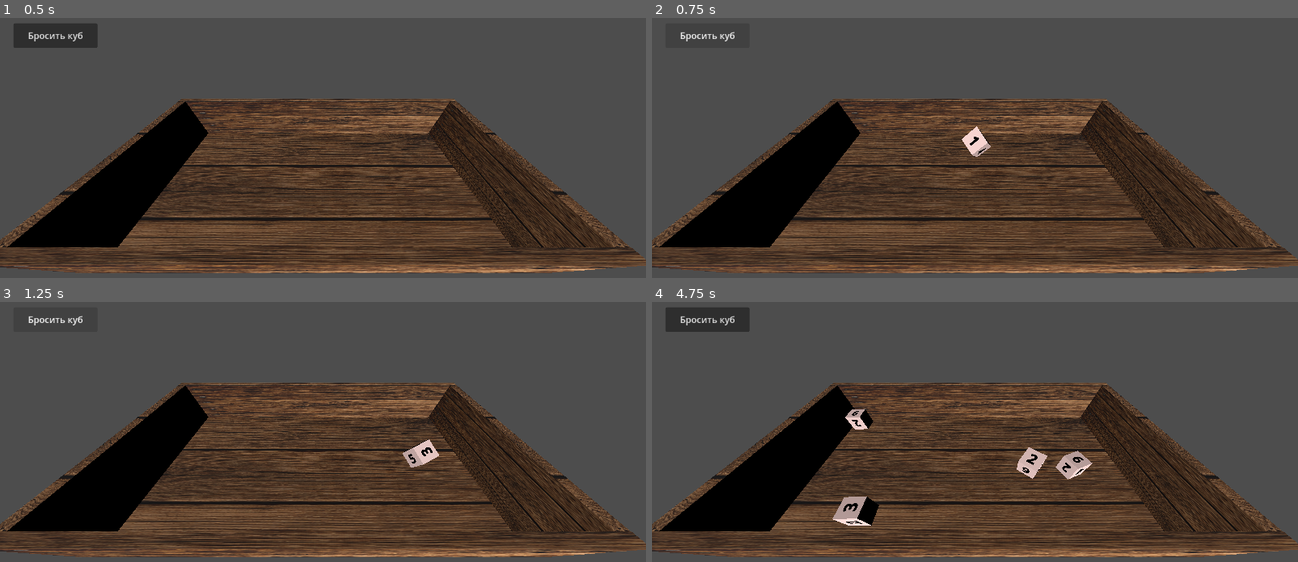
Above: before the commit, frames 1-4 (two rows, left to right).
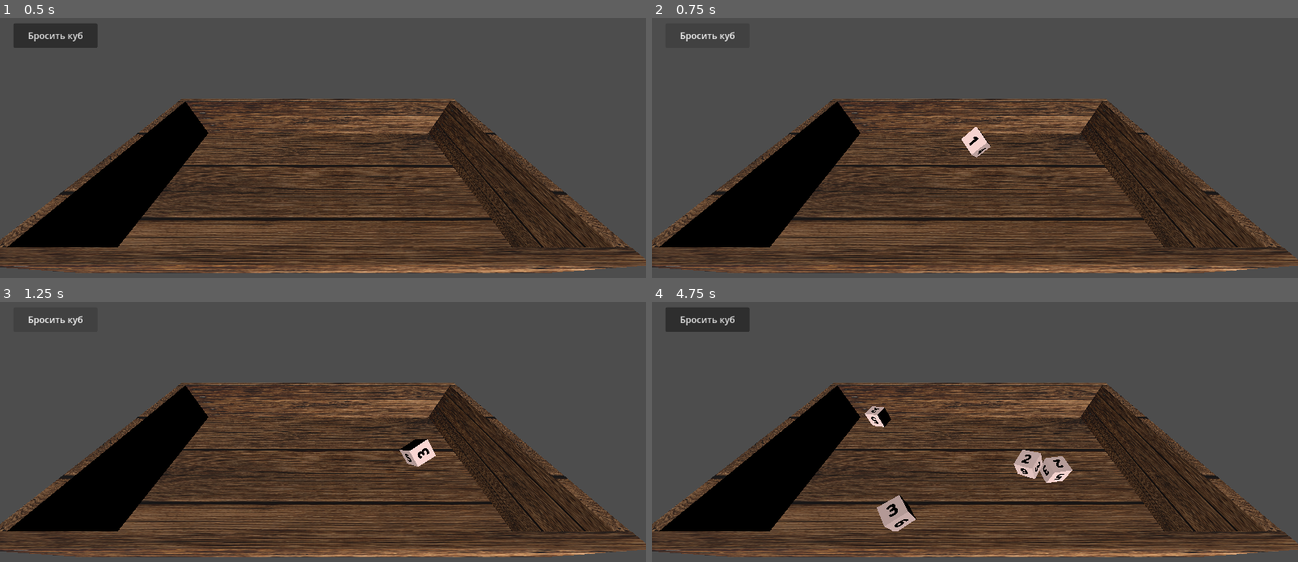
Above: after the commit, the same moments.

Repository: olegbogai-web/dicegame
Game: Godot game, scene res://ui/scenes/board.tscn
Same seed, same stepped clock (60 frames per second), same inputs: the game is played once before the commit and once after it.
Inputs (mouse positions are in pixels of both pictures, inside the frame that each line leads up to):
- Up to frame 1 (0.5 s): no input
- Up to frame 2 (0.75 s): click "Бросить куб" at 0.5 s
- Up to frame 3 (1.25 s): no input
- Up to frame 4 (4.75 s): click "Бросить куб" at 1.25 s; click "Бросить куб" at 2 s; move the mouse to (1117, 458) at 2.77 s; click (1117, 458) at 2.92 s; drag from (845, 494) to (942, 549) at 3.52 s; tap Enter at 4.25 s; move the mouse to (1039, 395) at 4.27 s; click (1039, 395) at 4.42 s

Frame 1 is identical in both runs. In frame 2, less than 0.1% of the frame differs, in the area x 47-53%, y 41-54%; in frame 3, 0.2%; in frame 4, 2.3%, in the area x 27-69%, y 40-89%.

Commit message:
Move cube physics defaults into Dice

Diff:
--- a/content/dice/dice.gd
+++ b/content/dice/dice.gd
@@ -11,6 +11,10 @@
 	Vector3.UP,
 	Vector3.DOWN,
 ]
+const DEFAULT_FRICTION := 0.25
+const DEFAULT_BOUNCE := 0.7
+const DEFAULT_LINEAR_DAMP := 0.25
+const DEFAULT_ANGULAR_DAMP := 0.25
 
 @export var definition: DiceDefinition
 @export var extra_size_multiplier: Vector3 = Vector3.ONE
@@ -32,12 +36,14 @@
 
 func _enter_tree() -> void:
 	_ensure_nodes()
+	_apply_physics_defaults()
 	_bind_definition()
 	_refresh_visuals()
 
 
 func _ready() -> void:
 	_ensure_nodes()
+	_apply_physics_defaults()
 	_bind_definition()
 	_refresh_visuals()
 	input_ray_pickable = true
@@ -51,6 +57,7 @@
 
 func _notification(what: int) -> void:
 	if what == NOTIFICATION_EDITOR_PRE_SAVE:
+		_apply_physics_defaults()
 		_bind_definition()
 		_refresh_visuals()
 
@@ -136,6 +143,17 @@
 			_visual_root.add_child(face_view)
 			face_view.owner = self if Engine.is_editor_hint() else null
 			_face_views.append(face_view)
+
+
+func _apply_physics_defaults() -> void:
+	linear_damp = DEFAULT_LINEAR_DAMP
+	angular_damp = DEFAULT_ANGULAR_DAMP
+
+	if physics_material_override == null:
+		physics_material_override = PhysicsMaterial.new()
+
+	physics_material_override.friction = DEFAULT_FRICTION
+	physics_material_override.bounce = DEFAULT_BOUNCE
 
 
 func _refresh_visuals() -> void:
--- a/content/resources/base_cube.tscn
+++ b/content/resources/base_cube.tscn
@@ -1,15 +1,8 @@
-[gd_scene load_steps=4 format=3 uid="uid://boqsu0xoab2wo"]
+[gd_scene load_steps=3 format=3 uid="uid://boqsu0xoab2wo"]
 
 [ext_resource type="Script" path="res://content/dice/dice.gd" id="1_6ukd8"]
 [ext_resource type="Resource" path="res://content/resources/base_cube.tres" id="2_6r77e"]
 
-[sub_resource type="PhysicsMaterial" id="PhysicsMaterial_low_friction"]
-friction = 0.2
-bounce = 0.7
-
 [node name="base_cube" type="RigidBody3D" unique_id=548484381]
-linear_damp = 0.15
-angular_damp = 0.15
-physics_material_override = SubResource("PhysicsMaterial_low_friction")
 script = ExtResource("1_6ukd8")
 definition = ExtResource("2_6r77e")
